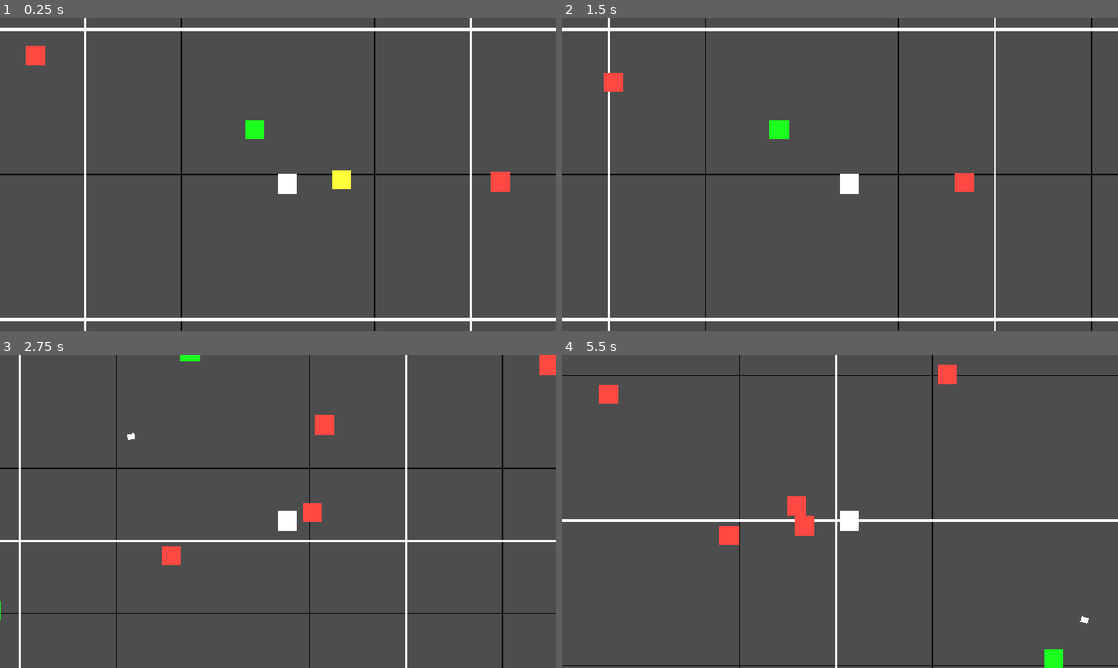
Above: before the commit, frames 1-4 (two rows, left to right).
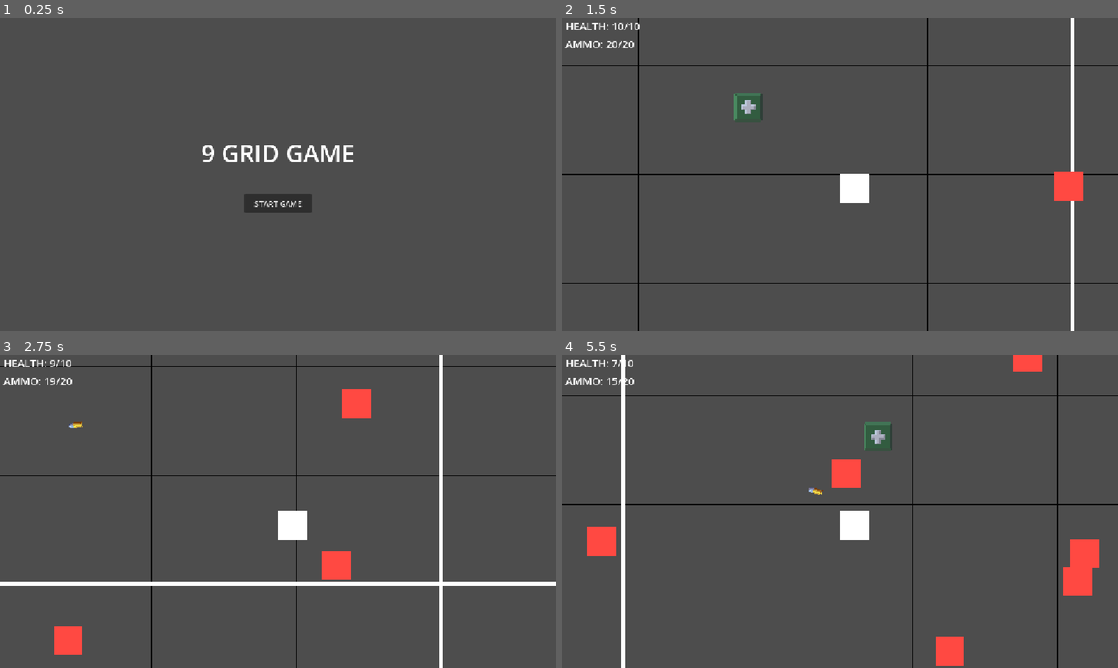
Above: after the commit, the same moments.

Repository: ottoyshiro/ia-jogos-9-grid
Game: Godot game, scene res://Scenes/main_menu.tscn
Two runs of this game, one before a commit and one after it. Both use one fixed random seed, a clock stepped at 60 frames per second and the inputs below. Before the commit the project starts from res://Scenes/world.tscn.
Inputs (mouse positions are in pixels of both pictures, inside the frame that each line leads up to):
- Up to frame 1 (0.25 s): no input
- Up to frame 2 (1.5 s): click (840, 202) at 0.5 s, where only the run after the commit has a clickable "START GAME"; move the mouse to (962, 158) at 1.27 s; hold D from 1.28 s (still down); click (962, 158) at 1.42 s
- Up to frame 3 (2.75 s): move the mouse to (166, 527) at 2.02 s; release D at 2.03 s; hold S from 2.03 s (still down); click (166, 527) at 2.17 s
- Up to frame 4 (5.5 s): move the mouse to (895, 442) at 2.77 s; release S at 2.78 s; hold D 2.78-3.53 s; click (895, 442) at 2.92 s; move the mouse to (812, 574) at 3.52 s; hold W 3.53-4.28 s; click (812, 574) at 3.67 s; move the mouse to (1006, 558) at 4.27 s; hold A from 4.28 s (still down); click (1006, 558) at 4.42 s; move the mouse to (673, 464) at 5.02 s; click (673, 464) at 5.17 s

The runs differ from the first frame. In frame 1, 6.3% of the frame differs, in the area x 0-100%, y 0-100%; in frame 2, 6.9%; in frame 3, 8.1%; in frame 4, 8.6%.

Commit message:
adding new features

Diff:
--- a/Scenes/ammo.tscn
+++ b/Scenes/ammo.tscn
@@ -1,17 +1,20 @@
 [gd_scene format=3 uid="uid://cecthkhrr0bjm"]
+
+[ext_resource type="Texture2D" uid="uid://dtdtdv4icee0l" path="res://Assets/2D Health & Ammo Pickups v6.2/32px/ammo-pistol-alt 32px.png" id="1_mq6ge"]
 
 [sub_resource type="RectangleShape2D" id="RectangleShape2D_tt8i4"]
 size = Vector2(40, 40)
 
 [node name="Ammo" type="Node2D" unique_id=457910593]
 
-[node name="ColorRect" type="ColorRect" parent="." unique_id=1494737811]
-offset_right = 40.0
-offset_bottom = 40.0
-color = Color(1, 1, 0.22745098, 1)
-
 [node name="StaticBody2D" type="StaticBody2D" parent="." unique_id=1378175114 groups=["ammos"]]
+collision_layer = 4
 
 [node name="CollisionShape2D" type="CollisionShape2D" parent="StaticBody2D" unique_id=1923142807]
 position = Vector2(20, 20)
 shape = SubResource("RectangleShape2D_tt8i4")
+
+[node name="Sprite2D" type="Sprite2D" parent="." unique_id=1600875310]
+position = Vector2(20, 20)
+scale = Vector2(1.9312501, 2.0481982)
+texture = ExtResource("1_mq6ge")
--- /dev/null
+++ b/Scenes/main_menu.tscn
@@ -0,0 +1,36 @@
+[gd_scene format=3 uid="uid://cbm50orcp1nit"]
+
+[ext_resource type="Script" uid="uid://cl7x8yo4efn3q" path="res://Scripts/main_menu.gd" id="1_28flt"]
+
+[node name="MainMenu" type="CanvasLayer" unique_id=577857682]
+script = ExtResource("1_28flt")
+
+[node name="VBoxContainer" type="VBoxContainer" parent="." unique_id=2142345710]
+anchors_preset = 8
+anchor_left = 0.5
+anchor_top = 0.5
+anchor_right = 0.5
+anchor_bottom = 0.5
+offset_left = -20.0
+offset_top = -20.0
+offset_right = 20.0
+offset_bottom = 20.0
+grow_horizontal = 2
+grow_vertical = 2
+theme_override_constants/separation = 50
+alignment = 1
+
+[node name="Label" type="Label" parent="VBoxContainer" unique_id=1629073642]
+layout_mode = 2
+theme_override_font_sizes/font_size = 50
+text = "9 GRID GAME"
+horizontal_alignment = 1
+
+[node name="Button" type="Button" parent="VBoxContainer" unique_id=488249501]
+custom_minimum_size = Vector2(140, 40)
+custom_maximum_size = Vector2(140, 40)
+layout_mode = 2
+size_flags_horizontal = 4
+text = "START GAME"
+
+[connection signal="pressed" from="VBoxContainer/Button" to="." method="_on_button_pressed"]
--- a/Scenes/player.tscn
+++ b/Scenes/player.tscn
@@ -1,12 +1,14 @@
 [gd_scene format=3 uid="uid://b5d7x5borc66l"]
 
 [ext_resource type="Script" uid="uid://xg0jg1huc2l1" path="res://Scripts/player.gd" id="1_cvnsp"]
+[ext_resource type="PackedScene" uid="uid://b0qvr8qs8lgr1" path="res://Scenes/player_ui.tscn" id="2_cvnsp"]
 
 [sub_resource type="RectangleShape2D" id="RectangleShape2D_hghv2"]
 size = Vector2(40, 40)
 
 [node name="Player" type="CharacterBody2D" unique_id=953967477]
 z_index = 1
+collision_mask = 5
 script = ExtResource("1_cvnsp")
 
 [node name="ColorRect" type="ColorRect" parent="." unique_id=2000067707]
@@ -18,6 +20,7 @@
 shape = SubResource("RectangleShape2D_hghv2")
 
 [node name="Camera2D" type="Camera2D" parent="." unique_id=976422419]
+zoom = Vector2(1.5, 1.5)
 
 [node name="RayCastsPivot" type="Node2D" parent="." unique_id=1056836619]
 unique_name_in_owner = true
@@ -26,17 +29,24 @@
 [node name="RayCast2D" type="RayCast2D" parent="RayCastsPivot" unique_id=1503827390]
 unique_name_in_owner = true
 target_position = Vector2(26, 0)
+collision_mask = 5
 
 [node name="RayCast2D2" type="RayCast2D" parent="RayCastsPivot" unique_id=335297167]
 unique_name_in_owner = true
 position = Vector2(0, 17)
 target_position = Vector2(26, 0)
+collision_mask = 5
 
 [node name="RayCast2D3" type="RayCast2D" parent="RayCastsPivot" unique_id=1098974325]
 unique_name_in_owner = true
 position = Vector2(0, -17)
 target_position = Vector2(26, 0)
+collision_mask = 5
 
 [node name="ProjectileRef" type="Marker2D" parent="." unique_id=579694469]
 unique_name_in_owner = true
 position = Vector2(20, 20)
+
+[node name="PlayerUI" parent="." unique_id=1387423509 node_paths=PackedStringArray("player") instance=ExtResource("2_cvnsp")]
+unique_name_in_owner = true
+player = NodePath("..")
--- /dev/null
+++ b/Scenes/player_ui.tscn
@@ -0,0 +1,32 @@
+[gd_scene format=3 uid="uid://b0qvr8qs8lgr1"]
+
+[ext_resource type="Script" uid="uid://roepd04t1vuf" path="res://Scripts/player_ui.gd" id="1_ohrjl"]
+
+[node name="PlayerUI" type="CanvasLayer" unique_id=219347513]
+script = ExtResource("1_ohrjl")
+
+[node name="HBoxContainer" type="HBoxContainer" parent="." unique_id=58062775]
+anchors_preset = 10
+anchor_right = 1.0
+offset_left = 7.0
+offset_top = 1.0
+offset_right = 7.0
+offset_bottom = 69.0
+grow_horizontal = 2
+
+[node name="VBoxContainer" type="VBoxContainer" parent="HBoxContainer" unique_id=335978158]
+layout_mode = 2
+theme_override_constants/separation = 6
+alignment = 1
+
+[node name="HealthLabel" type="Label" parent="HBoxContainer/VBoxContainer" unique_id=957846411]
+unique_name_in_owner = true
+layout_mode = 2
+theme_override_font_sizes/font_size = 22
+text = "HEALTH: n / 10"
+
+[node name="AmmoLabel" type="Label" parent="HBoxContainer/VBoxContainer" unique_id=2028011318]
+unique_name_in_owner = true
+layout_mode = 2
+theme_override_font_sizes/font_size = 22
+text = "AMMO: n / 10"
--- a/Scenes/projectile.tscn
+++ b/Scenes/projectile.tscn
@@ -1,10 +1,11 @@
 [gd_scene format=3 uid="uid://csxjs1fekmd2g"]
 
 [ext_resource type="Script" uid="uid://co83xgopbalgi" path="res://Scripts/projectile.gd" id="1_f8cdk"]
+[ext_resource type="Texture2D" uid="uid://dtdtdv4icee0l" path="res://Assets/2D Health & Ammo Pickups v6.2/32px/ammo-pistol-alt 32px.png" id="2_yr2qt"]
 
-[sub_resource type="CircleShape2D" id="CircleShape2D_bhunq"]
-
-[sub_resource type="BoxMesh" id="BoxMesh_5ukr8"]
+[sub_resource type="CapsuleShape2D" id="CapsuleShape2D_cvnsp"]
+radius = 4.0
+height = 20.0
 
 [node name="Projectile" type="Node2D" unique_id=1565990164]
 
@@ -13,13 +14,15 @@
 script = ExtResource("1_f8cdk")
 
 [node name="CollisionShape2D" type="CollisionShape2D" parent="Area2D" unique_id=1996297855]
-shape = SubResource("CircleShape2D_bhunq")
+rotation = 1.5707964
+shape = SubResource("CapsuleShape2D_cvnsp")
 
-[node name="MeshInstance2D" type="MeshInstance2D" parent="Area2D" unique_id=484645890]
-position = Vector2(0.028656244, 4.7808976e-07)
+[node name="Sprite2D" type="Sprite2D" parent="Area2D" unique_id=1326533196]
+position = Vector2(1, -5)
 rotation = 1.5707964
-scale = Vector2(12, 15.329695)
-mesh = SubResource("BoxMesh_5ukr8")
+scale = Vector2(1.6032865, 1.2362006)
+texture = ExtResource("2_yr2qt")
+hframes = 3
 
 [node name="VisibleOnScreenNotifier2D" type="VisibleOnScreenNotifier2D" parent="." unique_id=351402892]
 
--- a/Scenes/supply.tscn
+++ b/Scenes/supply.tscn
@@ -1,17 +1,20 @@
 [gd_scene format=3 uid="uid://c5g1n60kolmru"]
+
+[ext_resource type="Texture2D" uid="uid://bfvfc0fnkt8gr" path="res://Assets/2D Health & Ammo Pickups v6.2/32px/health-green 32px.png" id="1_yknxk"]
 
 [sub_resource type="RectangleShape2D" id="RectangleShape2D_tt8i4"]
 size = Vector2(40, 40)
 
 [node name="Supply" type="Node2D" unique_id=1617531199]
 
-[node name="ColorRect" type="ColorRect" parent="." unique_id=630769077]
-offset_right = 40.0
-offset_bottom = 40.0
-color = Color(0.105882354, 1, 0.11764706, 1)
-
 [node name="StaticBody2D" type="StaticBody2D" parent="." unique_id=589586776 groups=["supplies"]]
+collision_layer = 4
 
 [node name="CollisionShape2D" type="CollisionShape2D" parent="StaticBody2D" unique_id=569311521]
 position = Vector2(20, 20)
 shape = SubResource("RectangleShape2D_tt8i4")
+
+[node name="Sprite2D" type="Sprite2D" parent="." unique_id=729232977]
+position = Vector2(20.000002, 20.000002)
+scale = Vector2(2.0000002, 2.0000002)
+texture = ExtResource("1_yknxk")
--- /dev/null
+++ b/Scripts/main_menu.gd
@@ -0,0 +1,4 @@
+extends CanvasLayer
+
+func _on_button_pressed() -> void:
+	self.get_tree().change_scene_to_packed(preload("res://Scenes/world.tscn"))
--- a/Scripts/player.gd
+++ b/Scripts/player.gd
@@ -20,6 +20,7 @@
 @onready var ray_cast_2d_3: RayCast2D = %RayCast2D3
 @onready var ray_casts_pivot: Node2D = %RayCastsPivot
 @onready var projectile_ref: Marker2D = %ProjectileRef
+@onready var player_ui: CanvasLayer = %PlayerUI
 
 @onready var ray_casts : Array[RayCast2D] = [ray_cast_2d, ray_cast_2d_2, ray_cast_2d_3]
 
@@ -98,11 +99,13 @@
 	if ammo < MAX_AMMO:
 		ammo = 20
 		print('coletou municao')
+		player_ui.update()
 
 func heal():
 	if health < MAX_HEALTH:
 		health += 1
 		print('coletou suprimento')
+		player_ui.update()
 
 func shoot():
 	if ammo > 0:
@@ -121,13 +124,16 @@
 		# 4. Adiciona direto na raiz do mapa
 		get_tree().current_scene.add_child(projectile)
 		ammo -= 1
+		player_ui.update()
 	else:
 		print("sem municao")
 
 func take_damage(damage : int, enemy_position : Vector2):
 	if health <= 0:
 		print("morreu")
+		get_tree().quit()
 	health -= damage
+	player_ui.update()
 	print("tomou")
 
 	var knockback_direction = (global_position - enemy_position).normalized()
--- /dev/null
+++ b/Scripts/player_ui.gd
@@ -0,0 +1,15 @@
+extends CanvasLayer
+
+@export var player : CharacterBody2D
+
+@onready var health_label: Label = %HealthLabel
+@onready var ammo_label: Label = %AmmoLabel
+
+func _ready() -> void:
+	health_label.text = "HEALTH: " + str(player.health) + "/" + str(player.MAX_HEALTH)
+	ammo_label.text = "AMMO: " + str(player.ammo) + "/" + str(player.MAX_AMMO)
+
+
+func update():
+	health_label.text = "HEALTH: " + str(player.health) + "/" + str(player.MAX_HEALTH)
+	ammo_label.text = "AMMO: " + str(player.ammo) + "/" + str(player.MAX_AMMO)
--- a/project.godot
+++ b/project.godot
@@ -11,14 +11,13 @@
 [application]
 
 config/name="Pratica_01"
-run/main_scene="uid://k7varkruhbch"
+run/main_scene="uid://cbm50orcp1nit"
 config/features=PackedStringArray("4.7", "Forward Plus")
 config/icon="res://icon.svg"
 
 [display]
 
 window/stretch/mode="canvas_items"
-window/stretch/aspect="expand"
 
 [global_group]
 
@@ -40,4 +39,5 @@
 
 [rendering]
 
+textures/canvas_textures/default_texture_filter=0
 rendering_device/driver.windows="d3d12"
Binary file added: Assets/2D Health & Ammo Pickups v6.2/2D Pickups v6.2 spritesheet.png
Not shown, added: Assets/2D Health & Ammo Pickups v6.2/2D Pickups v6.2 spritesheet.png.import
Binary file added: Assets/2D Health & Ammo Pickups v6.2/32px/ammo-pistol 32px.png
Not shown, added: Assets/2D Health & Ammo Pickups v6.2/32px/ammo-pistol 32px.png.import
Binary file added: Assets/2D Health & Ammo Pickups v6.2/32px/ammo-pistol-alt 32px.png
Not shown, added: Assets/2D Health & Ammo Pickups v6.2/32px/ammo-pistol-alt 32px.png.import
Binary file added: Assets/2D Health & Ammo Pickups v6.2/32px/ammo-rifle 32px.png
Not shown, added: Assets/2D Health & Ammo Pickups v6.2/32px/ammo-rifle 32px.png.import
Binary file added: Assets/2D Health & Ammo Pickups v6.2/32px/ammo-rifle-alt 32px.png
Not shown, added: Assets/2D Health & Ammo Pickups v6.2/32px/ammo-rifle-alt 32px.png.import
Binary file added: Assets/2D Health & Ammo Pickups v6.2/32px/ammo-shotgun 32px.png
Not shown, added: Assets/2D Health & Ammo Pickups v6.2/32px/ammo-shotgun 32px.png.import
(and 13 more such lines)
